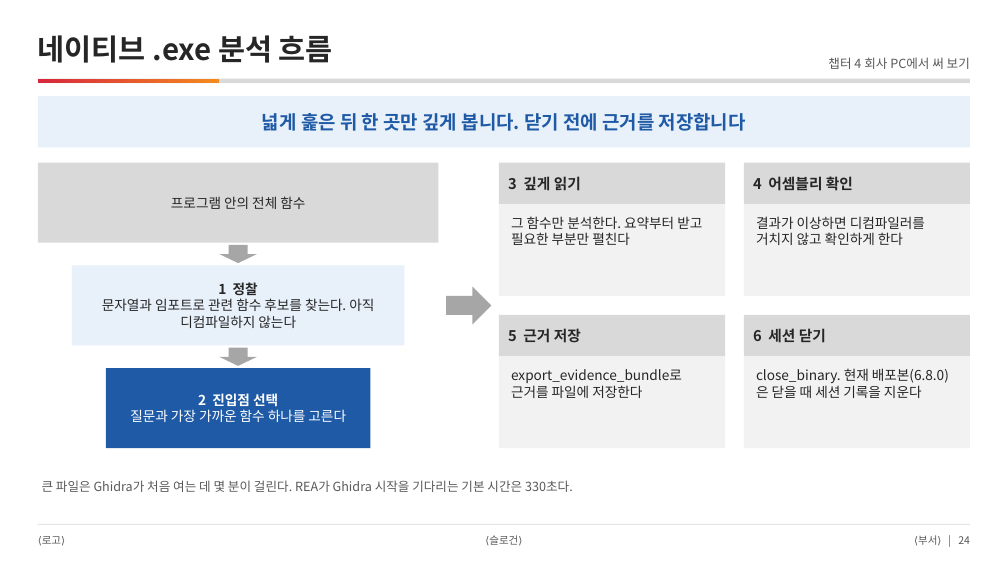
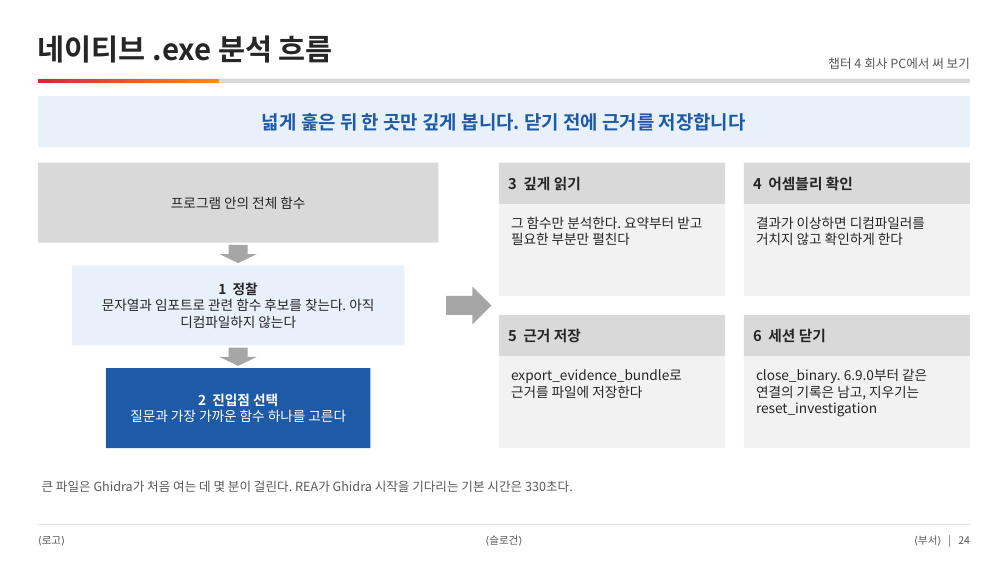
Before and after one commit to DarrenKoi/pm_notes, a slide deck: slide 24 of reverse_engineering/re-rea-team-intro.pptx. Drawn at 1008x567 pixels with LibreOffice and Linux fonts; fonts in the diff are those of the drawing. Boxes give left, top, right and bottom in pixels: in the first picture for what was removed or moved away, otherwise in the second. Text is boxed around its words. In the diff, an @@ line names an element or a change of style, - is before the commit and + after.

```diff
--- a/reverse_engineering/re-rea-team-intro.pptx
+++ b/reverse_engineering/re-rea-team-intro.pptx
@@ text at [756,368,927,417]: text changed @@
-close_binary. 현재 배포본(6.8.0)은 닫을 때 세션 기록을 지운다
+close_binary. 6.9.0부터 같은 연결의 기록은 남고, 지우기는 reset_investigation
```
Also in this commit, not shown: 4 other slides changed, 13 other files.
